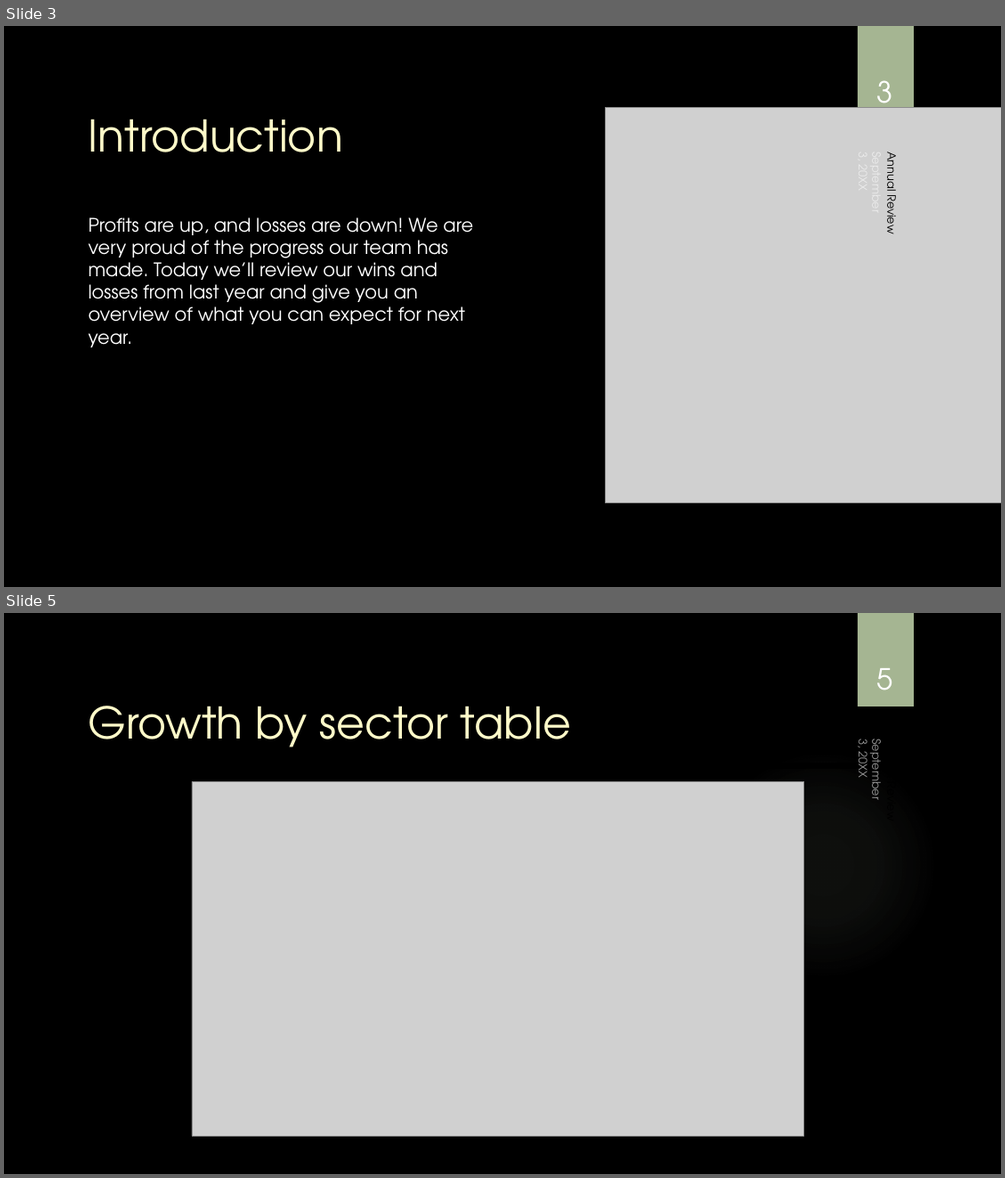
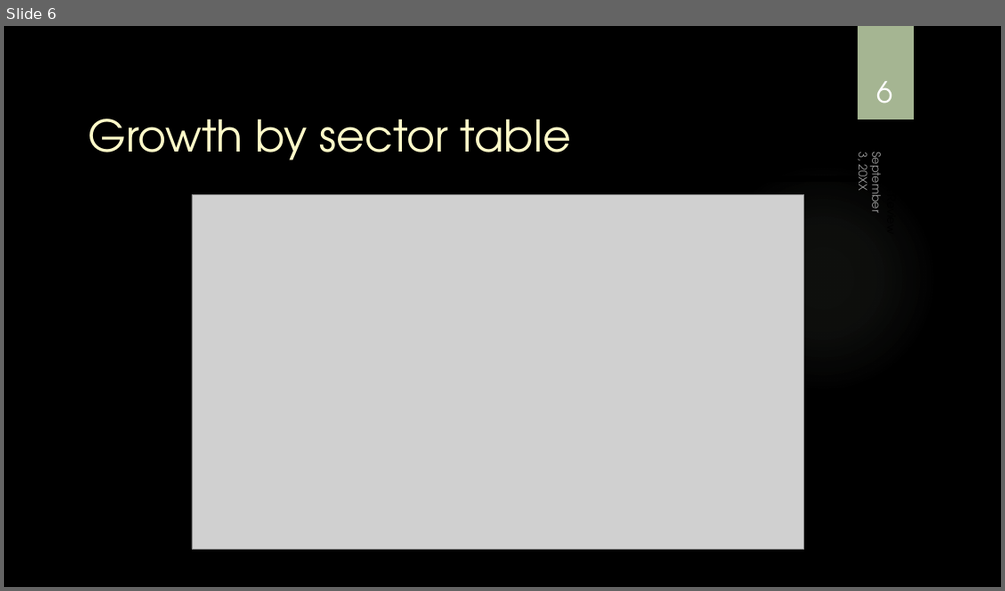
Before and after one commit to dzapata915/Lyme_Disease, a slide deck: Lyme Disease Powerpoint.pptx. Shown one above the other, each under a label of ours: slides 3 and 5 before the commit, slide 6 after it; the slides between them are not shown. The pictures are 1005x1178 and 1005x591 pixels, drawn with LibreOffice and Linux fonts; fonts in the diff are those of the drawing; grey boxes stand for pictures; background and template pictures are left out. Boxes give left, top, right and bottom in pixels: in the first picture for what was removed or moved away, otherwise in the second. Text is boxed around its words. In the diff, an @@ line names an element or a change of style, - is before the commit and + after.

```diff
--- a/Lyme Disease Powerpoint.pptx
+++ b/Lyme Disease Powerpoint.pptx
@@ slide 3 removed at (4, 26, 1001, 587), background picture (left out); not listed: 1 template element that a slide beside it also shows @@
@@ page number removed at (850, 50, 919, 112) @@
-3
@@ text removed at (876, 80, 892, 117) @@
-September 3, 20XX
@@ title removed at (89, 119, 343, 152) @@
-Introduction
@@ picture removed at (606, 107, 1001, 502) @@
@@ text removed at (882, 155, 901, 232) @@
-Annual Review
@@ line removed from (89, 178) to (487, 178) @@
@@ text removed at (89, 217, 473, 347) @@
-Profits are up, and losses are down! We are very proud of the progress our team has made. Today we’ll review our wins and losses from last year and give you an overview of what you can expect for next year.
@@ what was slide 5 is now slide 6 @@
@@ page number at (876, 81, 892, 103): text changed @@
-5
+6
```
Also in this commit, not shown: 1 slide changed, 5 slides added, 3 other slides removed.
